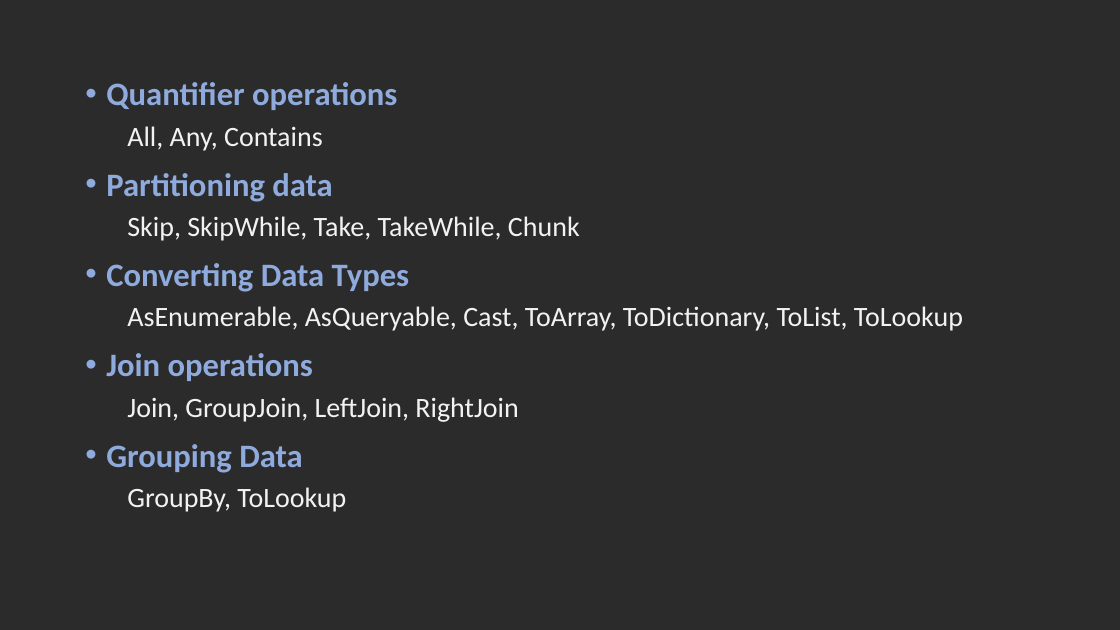
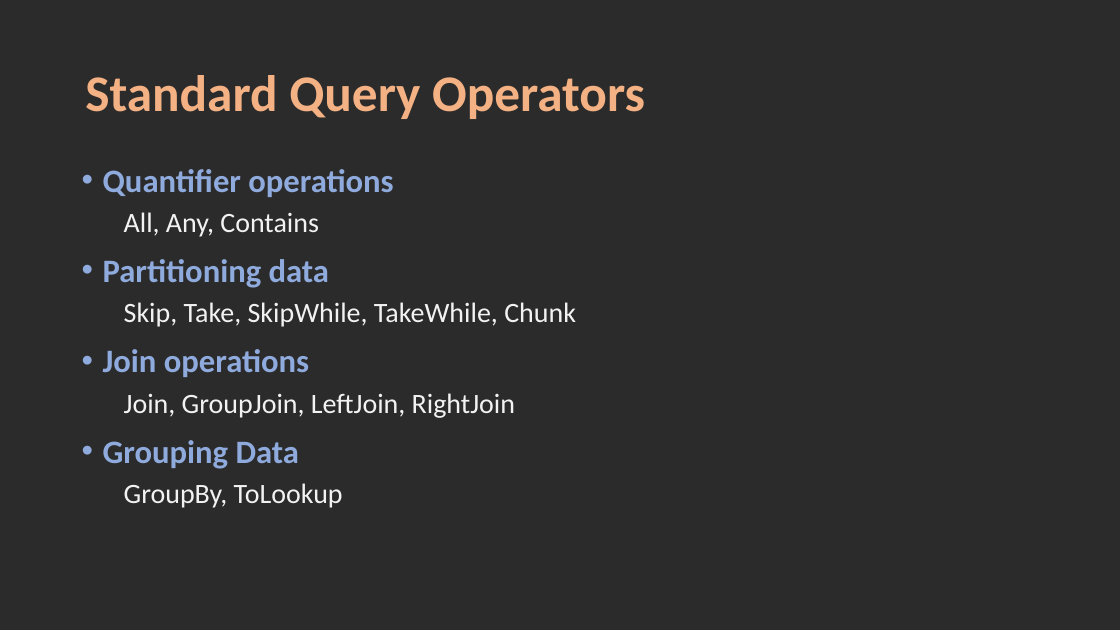
Before and after one commit to karthik9728/Linq, a slide deck: slide 7 of Linq.pptx. Drawn at 1120x630 pixels with LibreOffice and Linux fonts; fonts in the diff are those of the drawing; background and template pictures are left out; a plain dark background stands for a picture behind light text. Boxes give left, top, right and bottom in pixels: in the first picture for what was removed or moved away, otherwise in the second. Text is boxed around its words. In the diff, an @@ line names an element or a change of style, - is before the commit and + after.

Commit message:
Partitioning

```diff
--- a/Linq.pptx
+++ b/Linq.pptx
@@ title added at bbox=[85, 75, 645, 119], 44 pt, text #F4B183, bold @@
+Standard Query Operators
@@ text "Quantifier operations": place and size @@
-text "Quantifier operations" at bbox=[106, 82, 963, 512]
+text "Quantifier operations" at bbox=[103, 169, 576, 508]
@@ text at bbox=[124, 302, 576, 327]: text changed @@
-  Skip, SkipWhile, Take, TakeWhile, Chunk
-• Converting Data Types
-  AsEnumerable, AsQueryable, Cast, ToArray, ToDictionary, ToList, ToLookup
+  Skip, Take, SkipWhile, TakeWhile, Chunk
```
Also in this commit, not shown: 3 other files.
